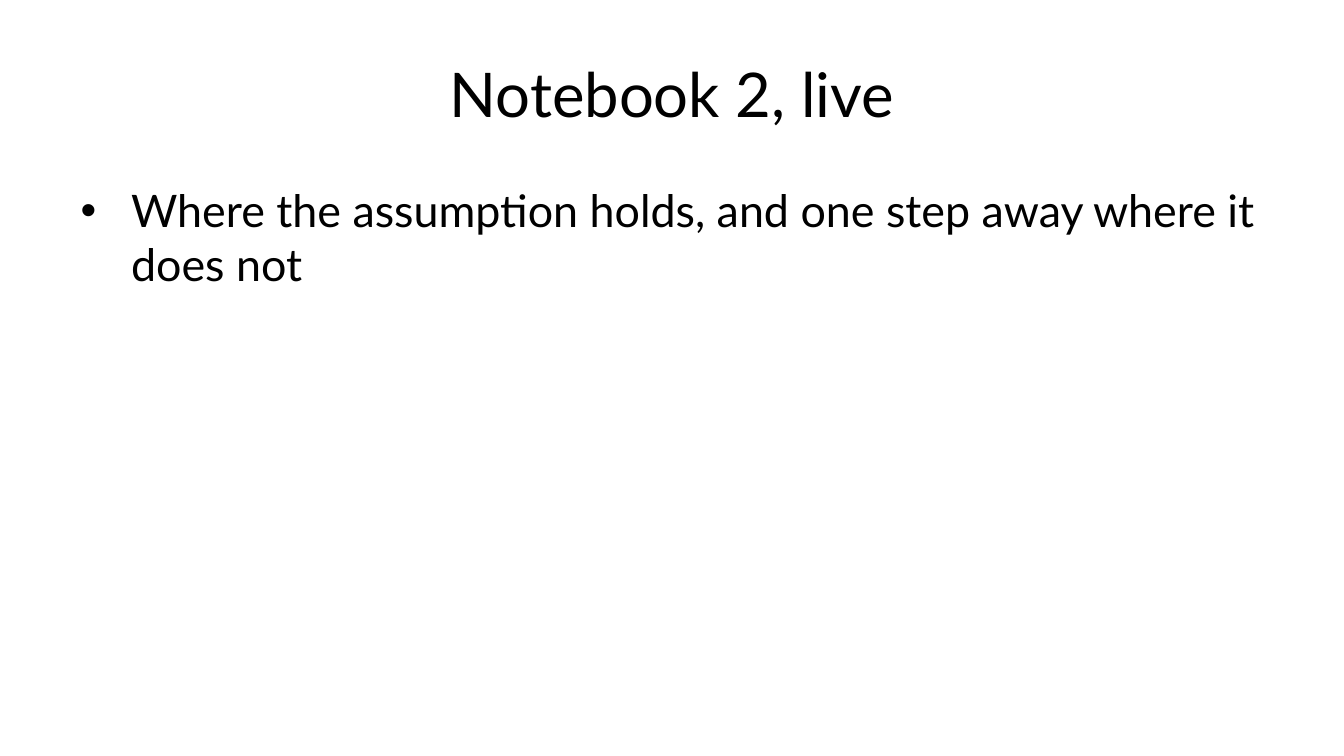
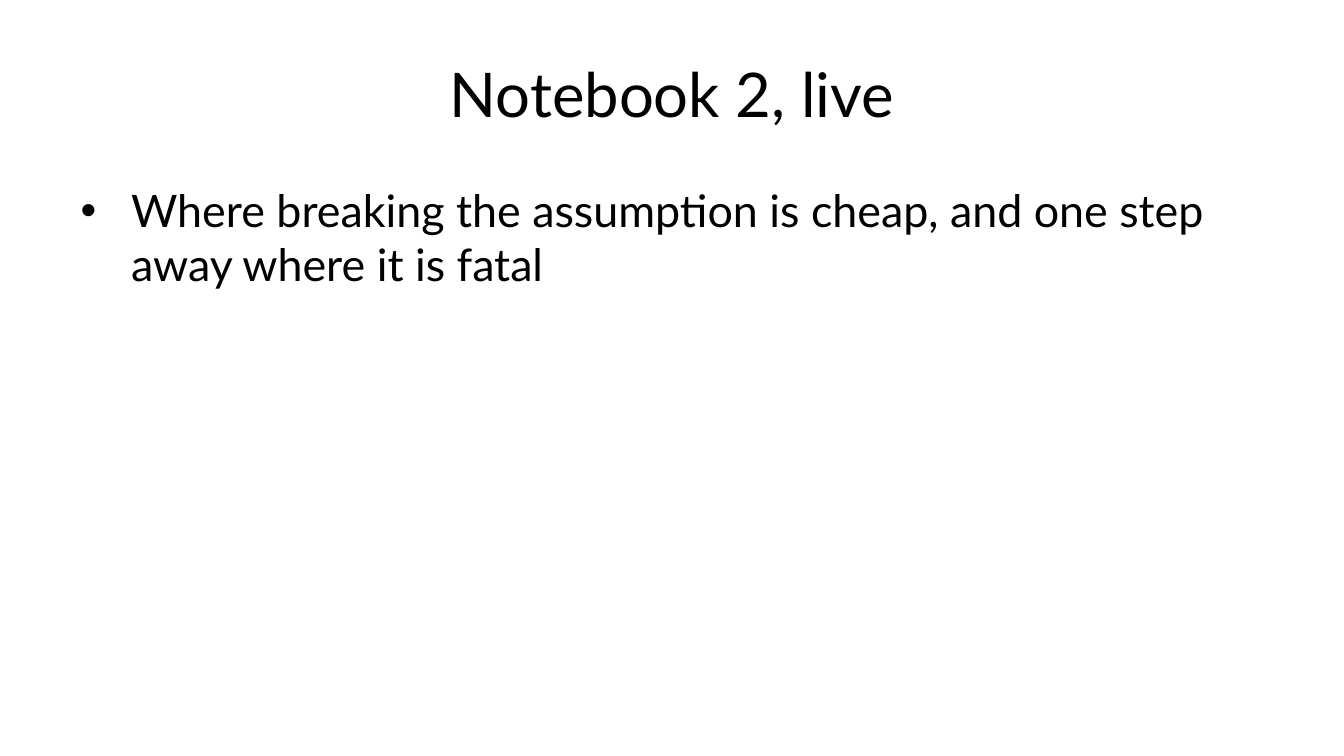
Before and after one commit to fabioantonini/technologies-for-artificial-intelligence, a slide deck: slide 39 of Lessons/06_knn_naive_bayes_svm/Slides/knn_naive_bayes_svm_slides.pptx (slide 38 before the commit). Drawn at 1344x756 pixels with LibreOffice and Linux fonts; fonts in the diff are those of the drawing; background and template pictures are left out. Boxes give left, top, right and bottom in pixels: in the first picture for what was removed or moved away, otherwise in the second. Text is boxed around its words. In the diff, an @@ line names an element or a change of style, - is before the commit and + after.

```diff
--- a/Lessons/06_knn_naive_bayes_svm/Slides/knn_naive_bayes_svm_slides.pptx
+++ b/Lessons/06_knn_naive_bayes_svm/Slides/knn_naive_bayes_svm_slides.pptx
@@ text at (131, 194, 1203, 289): text changed @@
-• Where the assumption holds, and one step away where it does not
+• Where breaking the assumption is cheap, and one step away where it is fatal
```
Also in this commit, not shown: 1 other slide changed, 1 slide added, 11 other files.
